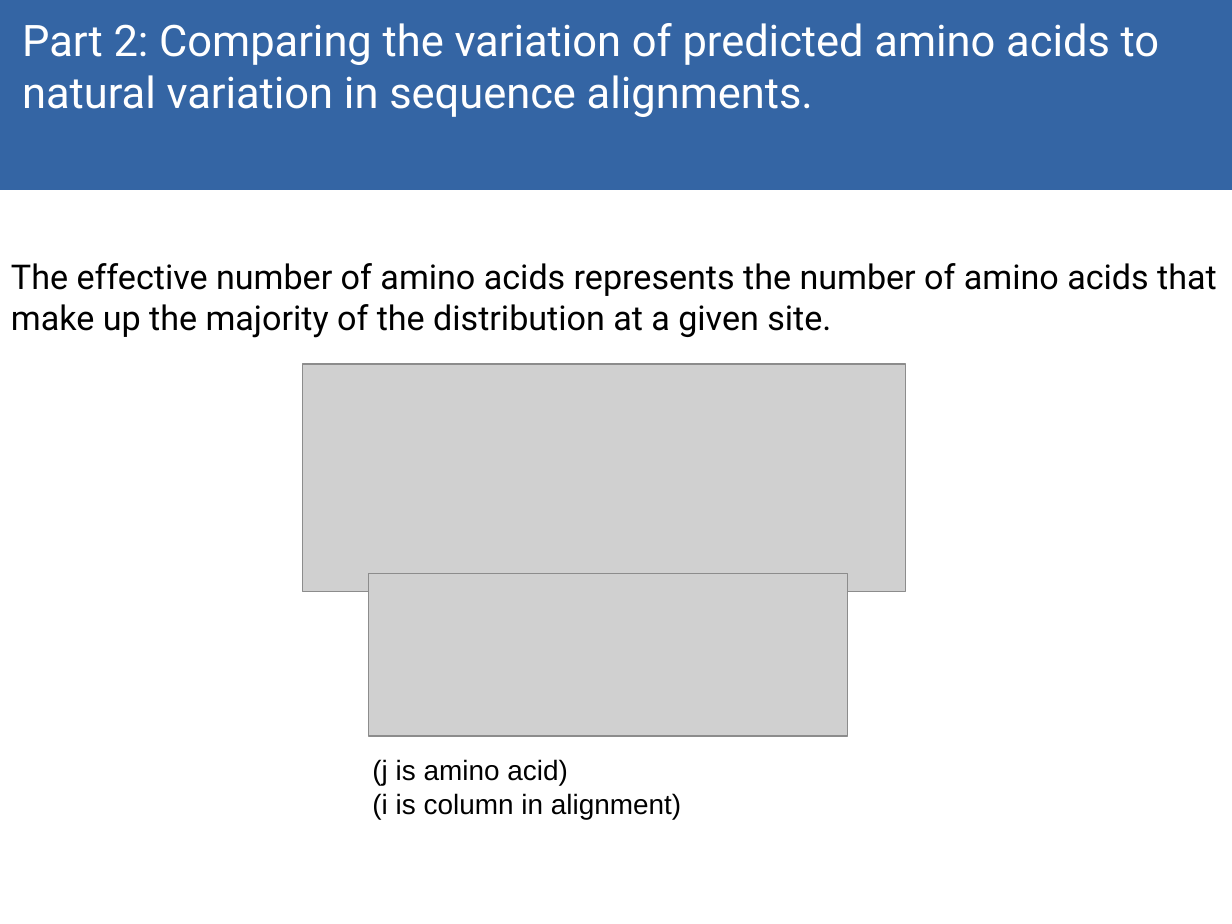
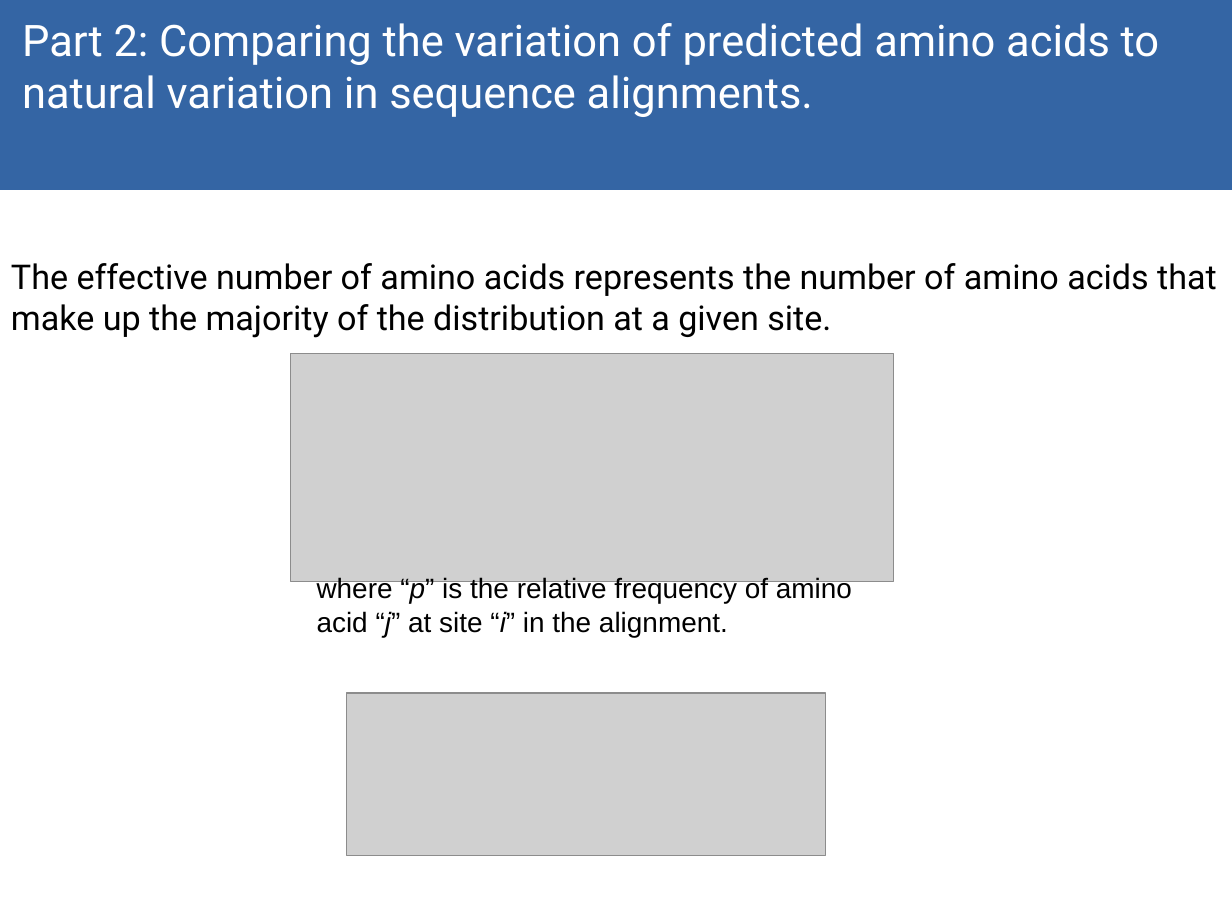
Before and after one commit to akulikova64/CNN_protein_landscape, a slide deck: slide 13 of present_7_2_21.odp. Drawn at 1232x924 pixels with LibreOffice and Linux fonts; fonts in the diff are those of the drawing; grey boxes stand for pictures. Boxes give left, top, right and bottom in pixels: in the first picture for what was removed or moved away, otherwise in the second. Text is boxed around its words. In the diff, an @@ line names an element or a change of style, - is before the commit and + after.

```diff
--- a/present_7_2_21.odp
+++ b/present_7_2_21.odp
@@ picture: place and size @@
-picture at [302, 364, 906, 591]
+picture at [291, 354, 894, 581]
@@ text added at [317, 576, 852, 637], 18 pt, text #000000 @@
+where “p” is the relative frequency of amino acid “j” at site “i” in the alignment.
@@ picture: place and size @@
-picture at [369, 574, 847, 736]
+picture at [347, 693, 825, 855]
@@ text removed at [372, 759, 681, 819] @@
-(j is amino acid)
-(i is column in alignment)
```
Also in this commit, not shown: 13 other slides changed, 27 slides added, 16 slides removed, 10 other files.
